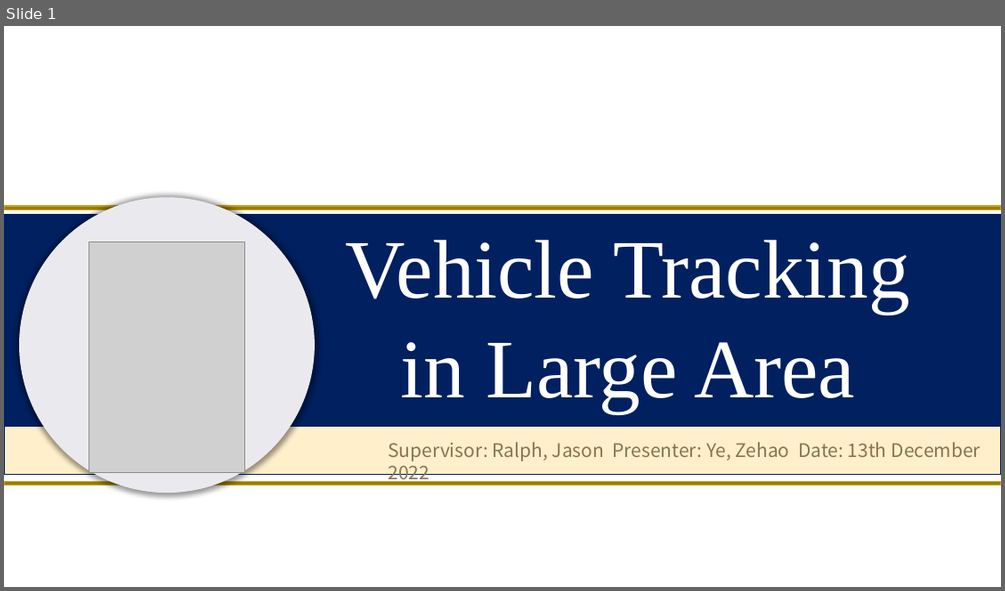
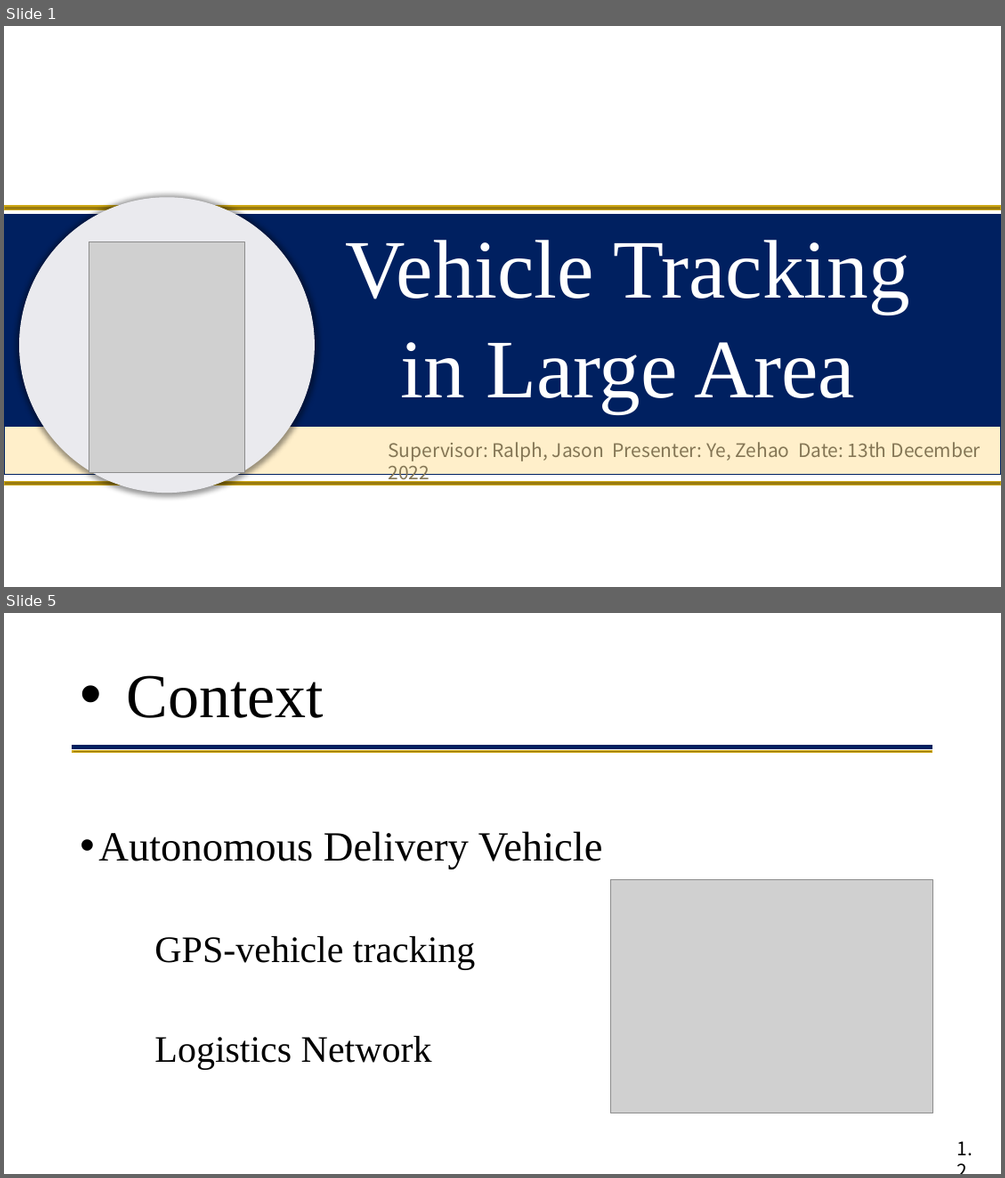
Before and after one commit to yezehao/final-year-project, a slide deck: deliverable/presentation/presentation.pptx. Shown one above the other, each under a label of ours: slide 1 before the commit, slides 1 and 5 after it; the slides between them are not shown. The pictures are 1005x591 and 1005x1178 pixels, drawn with LibreOffice and Linux fonts; fonts in the diff are those of the drawing; grey boxes stand for pictures; background and template pictures are left out. Boxes give left, top, right and bottom in pixels: in the first picture for what was removed or moved away, otherwise in the second. Text is boxed around its words. In the diff, an @@ line names an element or a change of style, - is before the commit and + after.

```diff
--- a/deliverable/presentation/presentation.pptx
+++ b/deliverable/presentation/presentation.pptx
@@ slide 5 added at bbox=[4, 613, 1001, 1174], background #FFFFFF @@
@@ title added at bbox=[127, 675, 324, 718], 60 pt, text #000000 @@
+• Context
@@ rectangle added at bbox=[73, 746, 933, 748], fill #002060, outline #002060 1 pt @@
@@ rectangle added at bbox=[73, 751, 933, 752], fill #997B0F, outline #CDA715 1 pt @@
@@ text added at bbox=[98, 831, 603, 1069], 36 pt, text #000000 @@
+• Autonomous Delivery Vehicle
+GPS-vehicle tracking
+Logistics Network
@@ picture added at bbox=[610, 879, 933, 1112] @@
@@ text added at bbox=[957, 1141, 972, 1155], 18 pt, text #000000 @@
+1.2
```
Also in this commit, not shown: 7 slides changed, 12 other slides added, 5 slides removed, 1 other file.
